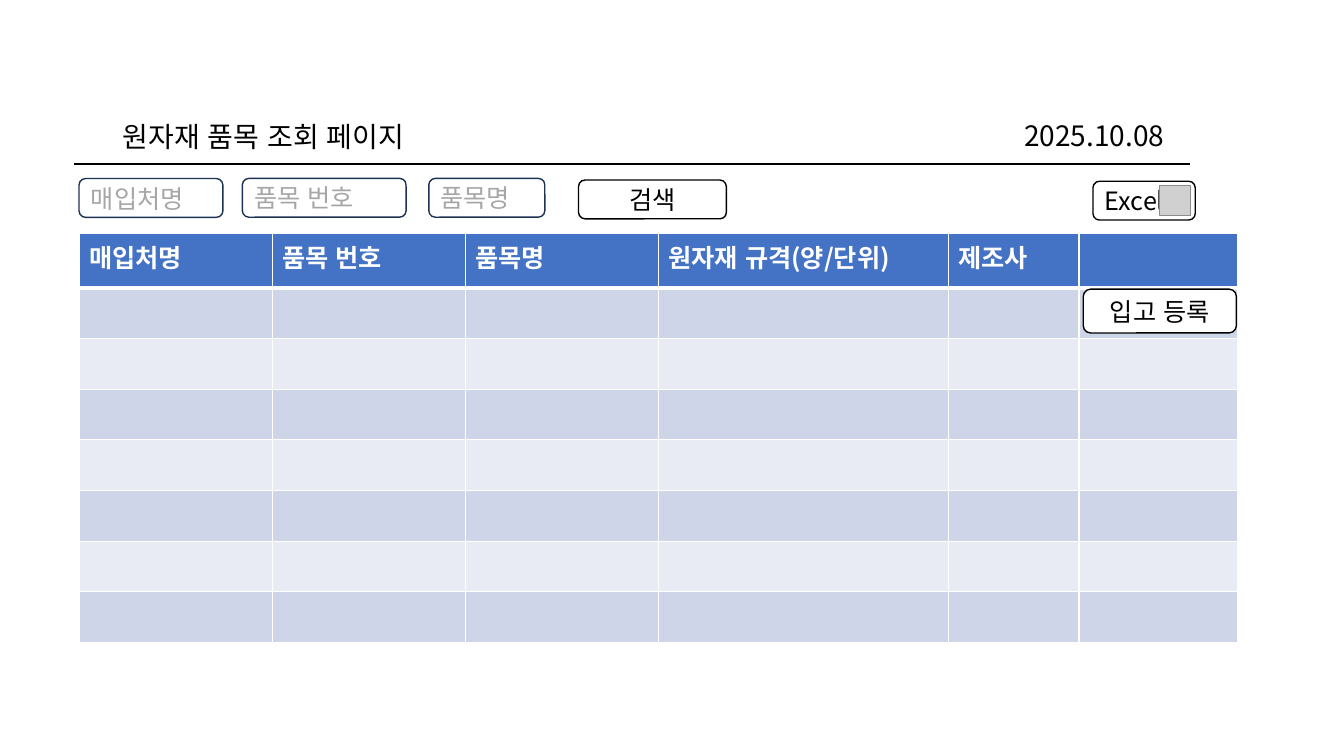
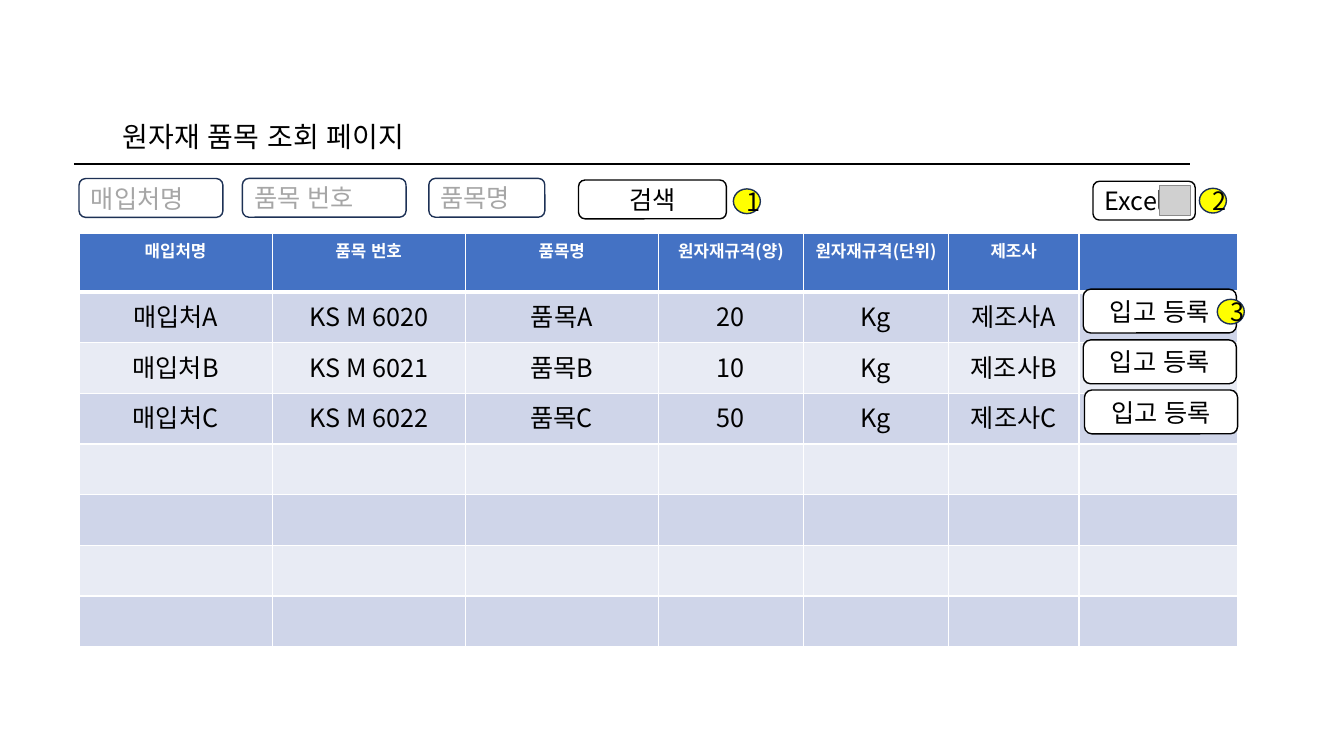
Before and after one commit to wjdgotjd28-del/mes_tripleJ, a slide deck: slide 1 of 화면설계서/원자재 입출고 관리 페이지.pptx. Drawn at 1344x756 pixels with LibreOffice and Linux fonts; fonts in the diff are those of the drawing; grey boxes stand for pictures; background and template pictures are left out. Boxes give left, top, right and bottom in pixels: in the first picture for what was removed or moved away, otherwise in the second. Text is boxed around its words. In the diff, an @@ line names an element or a change of style, - is before the commit and + after.

Commit message:
수주, 원자재 입출고 관리 페이지

```diff
--- a/화면설계서/원자재 입출고 관리 페이지.pptx
+++ b/화면설계서/원자재 입출고 관리 페이지.pptx
@@ rectangle removed at (895, 71, 1287, 199) @@
-2025.10.08
@@ ellipse added at (734, 189, 761, 214), fill #FFFF00, outline #1E3256 1 pt, 18 pt, text #000000 @@
+1
@@ ellipse added at (1200, 189, 1227, 214), fill #FFFF00, outline #1E3256 1 pt, 18 pt, text #000000 @@
+2
@@ table at (79, 233, 1239, 642) @@
-column 1: 매입처명 |  |  |  |  |  |  | 
-column 2: 품목 번호 |  |  |  |  |  |  | 
-column 3: 품목명 |  |  |  |  |  |  | 
-column 4: 원자재 규격(양/단위) |  |  |  |  |  |  | 
-column 5: 제조사 |  |  |  |  |  |  | 
+column 1: 매입처명 | 매입처A | 매입처B | 매입처C |  |  |  | 
+column 2: 품목 번호 | KS M 6020 | KS M 6021 | KS M 6022 |  |  |  | 
+column 3: 품목명 | 품목A | 품목B | 품목C |  |  |  | 
+column 4: 원자재규격(양) | 20 | 10 | 50 |  |  |  | 
+column 5: 원자재규격(단위) | Kg | Kg | Kg |  |  |  | 
+column 6: 제조사 | 제조사A | 제조사B | 제조사C |  |  |  | 
@@ ellipse added at (1218, 299, 1245, 325), fill #FFFF00, outline #1E3256 1 pt, 18 pt, text #000000 @@
+3
@@ rounded rectangle added at (1084, 340, 1237, 383), fill #FFFFFF, outline #000000 1 pt, 18 pt, text #000000 @@
+입고 등록
@@ rounded rectangle added at (1085, 390, 1238, 434), fill #FFFFFF, outline #000000 1 pt, 18 pt, text #000000 @@
+입고 등록
```
Also in this commit, not shown: 6 other slides changed, 3 other files.
